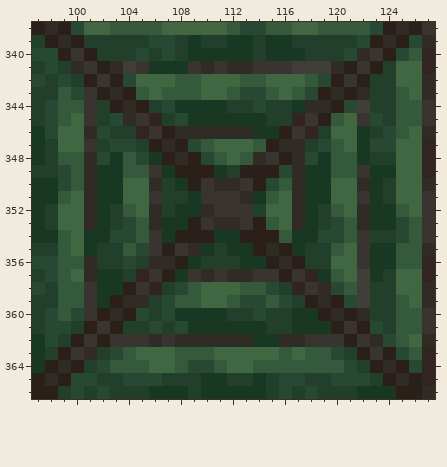
One commit to this pixel-art file: src/main/source_files/panels.aseprite. Above, as it was before the edit.
464x448 pixels, 1 frame. Colours within 5 levels of each other are drawn and written as one. Shown: x 97..127, y 338..366. The commit also changed other parts of the picture, which this record leaves out.
And afterwards:
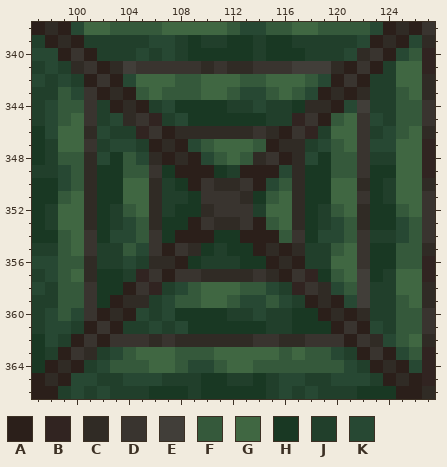
Palette (. is transparent): A #2b1f1a  B #312421  C #302b25  D #39342f  E #413e39  F #35593b  G #406742  H #193823  J #213f2b  K #274833
Change:
Changed rows in their new state; - is an unchanged pixel.
Layer "base":
first column x 106:
341 DDD
first column x 101:
346 -------------DC------D
347 ---------------------D
348 -----C---------------D
351 -----C----------------
354 D---------------D-----
355 D---------------C-----
357 -------D--C---C-------
first column x 114:
362 DD
